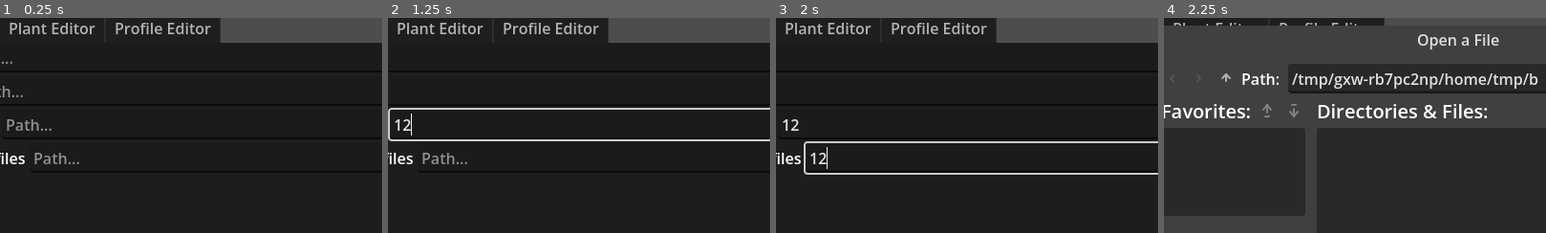
Above: before the commit, frames 1-4 (left to right).
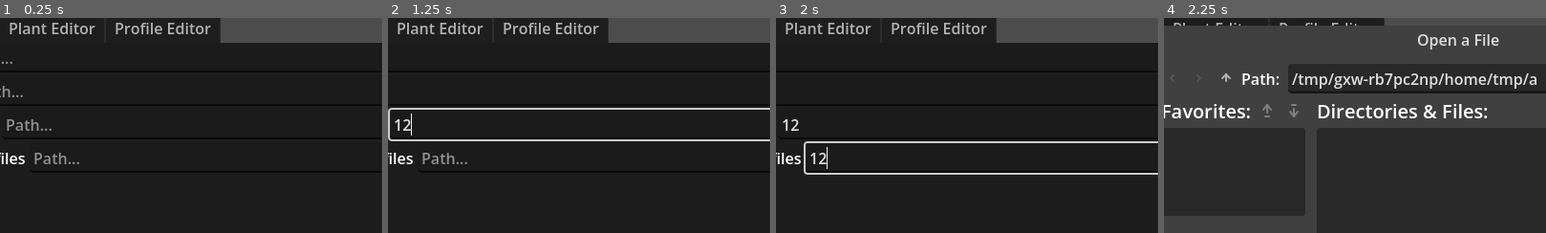
Above: after the commit, the same moments.

Repository: Selinoccino/MDCC_tools
Game: Godot game, scene res://main.tscn
Same seed, same stepped clock (60 frames per second), same inputs: the game is played once before the commit and once after it.
Inputs (mouse positions are % of the whole screen's width and height, from its top left):
- Up to frame 1 (0.25 s): no input
- Up to frame 2 (1.25 s): click (49, 10) at 0.52 s; type "12" at 0.6 s; click (50, 18) at 0.75 s; type "12" at 0.83 s; click (51, 26) at 0.98 s; type "12" at 1.07 s
- Up to frame 3 (2 s): click (53, 34) at 1.27 s; type "12" at 1.35 s
- Up to frame 4 (2.25 s): click "Browse" at 2 s
The pictures show only the part of the screen within x 11-61%, y 1-51%; the shares and areas given below are measured in that part.

Frames 1-3 are identical in both runs. In frame 4, less than 0.1% of the frame differs, in the area x 95-98%, y 25-32%.

Commit message:
Update profile_field_container.gd

Diff:
--- a/profile_field_container.gd
+++ b/profile_field_container.gd
@@ -43,7 +43,7 @@
 		addData(d)
 
 func addData(d:String) -> void:
-	var vb := VBoxContainer.new()
+	var vb := HBoxContainer.new()
 
 	var nl = TextEdit.new()
 	nl.scroll_fit_content_height = true
@@ -55,7 +55,7 @@
 
 	nl.placeholder_text = "Data..."
 	nl.text = d
-	#nl.size_flags_horizontal = Control.SIZE_EXPAND_FILL
+	nl.size_flags_horizontal = Control.SIZE_EXPAND_FILL
 	nl.size_flags_vertical = Control.SIZE_EXPAND_FILL
 	nl.text_changed.connect(dataChanged.bind(datac.get_child_count(), nl))
 
@@ -63,21 +63,20 @@
 	nb.text = "Delete"
 	nb.pressed.connect(field.removeData.bind(d))
 
-	vb.add_child(nl)
-	vb.add_child(nb)
+
 	vb.size_flags_horizontal = Control.SIZE_EXPAND_FILL
 	vb.size_flags_vertical = Control.SIZE_EXPAND_FILL
 
-	var hb := HBoxContainer.new()
 	var l2 := Label.new()
-	l2.text = str(datac.get_child_count())
+	l2.text = "AL%s" % datac.get_child_count()
+	l2.tooltip_text = "Access level: %s" % datac.get_child_count()
+	l2.mouse_filter = Control.MOUSE_FILTER_STOP
 
-	hb.size_flags_horizontal = Control.SIZE_EXPAND_FILL
-	hb.size_flags_vertical = Control.SIZE_EXPAND_FILL
-	hb.add_child(l2)
-	hb.add_child(vb)
+	vb.add_child(l2)
+	vb.add_child(nl)
+	vb.add_child(nb)
 
-	datac.add_child(hb)
+	datac.add_child(vb)
 
 func clearDataDisplay() -> void:
 	for node in datac.get_children():
